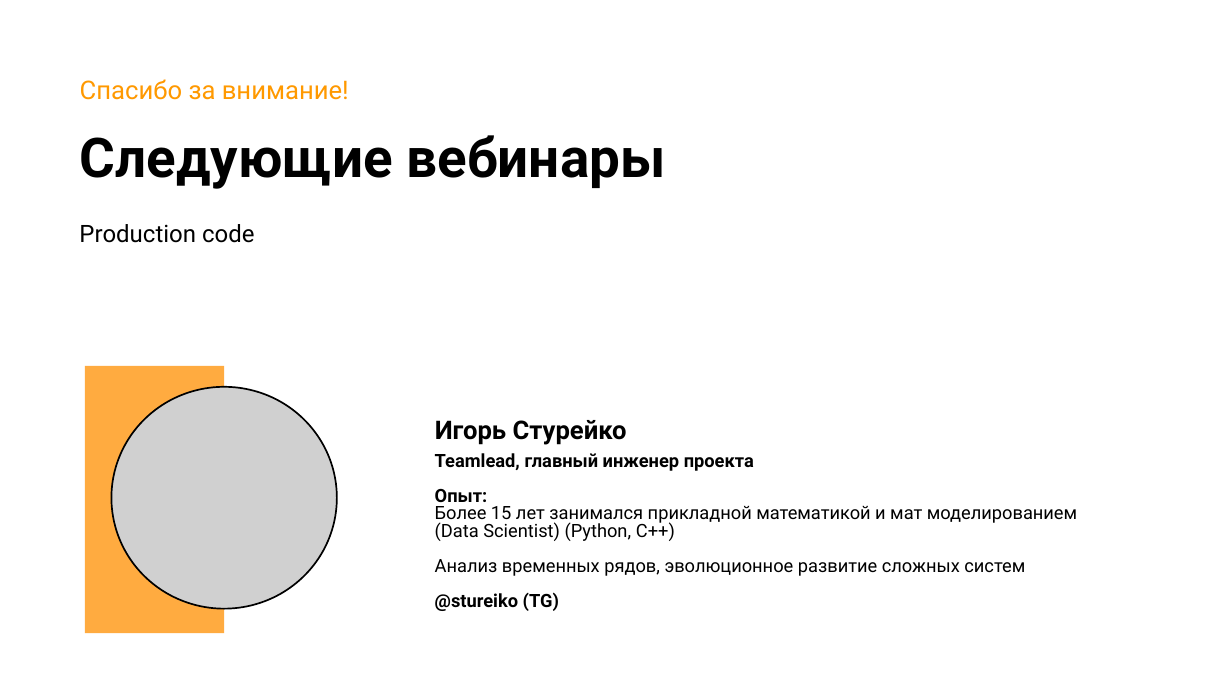
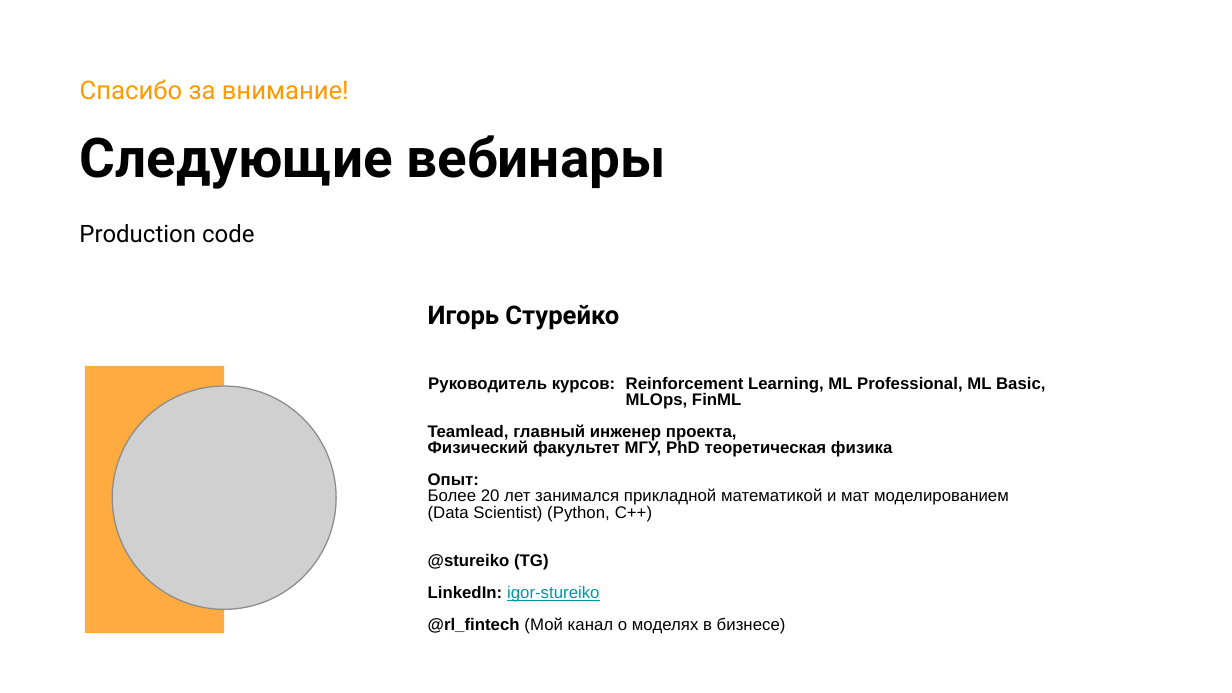
Before and after one commit to stureiko/Otus_lectures, a slide deck: slide 45 of ML Adv/28 - Actor-Critic/Presentation/Actor-Critic.pptx (slide 39 before the commit). Drawn at 1232x693 pixels with LibreOffice and Linux fonts; fonts in the diff are those of the drawing; grey boxes stand for pictures; background and template pictures are left out. Boxes give left, top, right and bottom in pixels: in the first picture for what was removed or moved away, otherwise in the second. Text is boxed around its words. In the diff, an @@ line names an element or a change of style, - is before the commit and + after.

```diff
--- a/ML Adv/28 - Actor-Critic/Presentation/Actor-Critic.pptx
+++ b/ML Adv/28 - Actor-Critic/Presentation/Actor-Critic.pptx
@@ subtitle "Игорь Стурейко": place and size @@
-subtitle "Игорь Стурейко" at [435, 420, 627, 445]
+subtitle "Игорь Стурейко" at [428, 305, 619, 330]
@@ text "Руководитель курсов: Reinforcement Learning, ML ...": place and size @@
-text "Руководитель курсов: Reinforcement Learning, ML ..." at [435, 453, 1077, 611]
+text "Руководитель курсов: Reinforcement Learning, ML ..." at [428, 377, 1046, 634]
@@ text at [428, 377, 1046, 457]: text changed; size 10.6 to 9.8 pt; font Roboto to Arial @@
-Teamlead, главный инженер проекта
+Руководитель курсов: Reinforcement Learning, ML Professional, ML Basic,
+MLOps, FinML
+Teamlead, главный инженер проекта,
+Физический факультет МГУ, PhD теоретическая физика
@@ text at [428, 473, 652, 570]: size 10.6 to 9.8 pt, font Roboto to Arial in "Опыт:", "(Data Scientist) (Python, С++)", "@stureiko (TG)" @@
@@ text at [428, 488, 1009, 505]: text changed; size 10.6 to 9.8 pt; font Roboto to Arial @@
-Более 15 лет занимался прикладной математикой и мат моделированием
+Более 20 лет занимался прикладной математикой и мат моделированием
@@ text at [435, 559, 1025, 576]: paragraph removed @@
-Анализ временных рядов, эволюционное развитие сложных систем
@@ text at [428, 586, 786, 634]: paragraphs added @@
+LinkedIn: igor-stureiko
+@rl_fintech (Мой канал о моделях в бизнесе)
```
Also in this commit, not shown: 5 other slides changed, 10 slides added, 4 slides removed, 4 other files.
